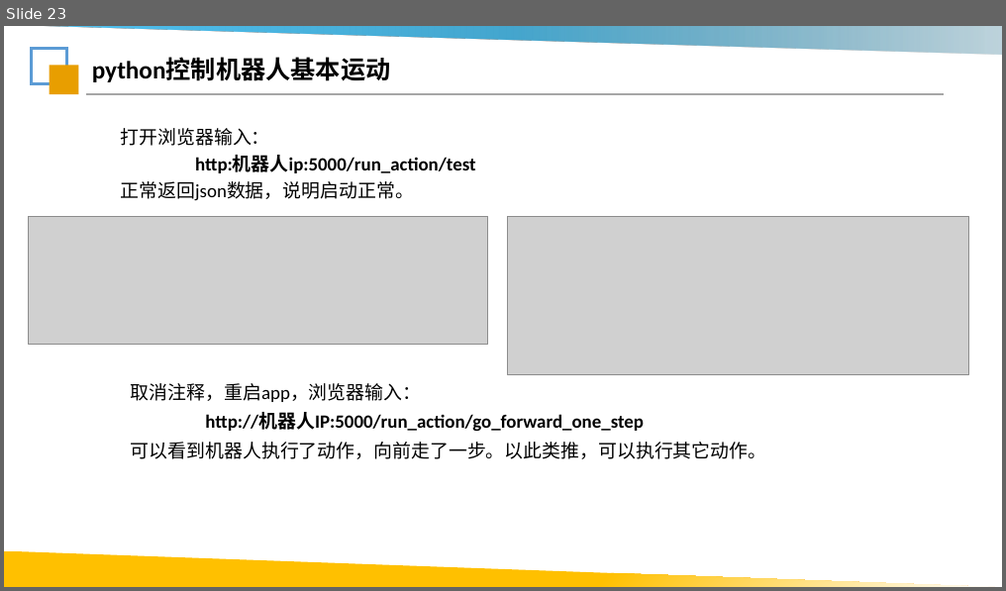
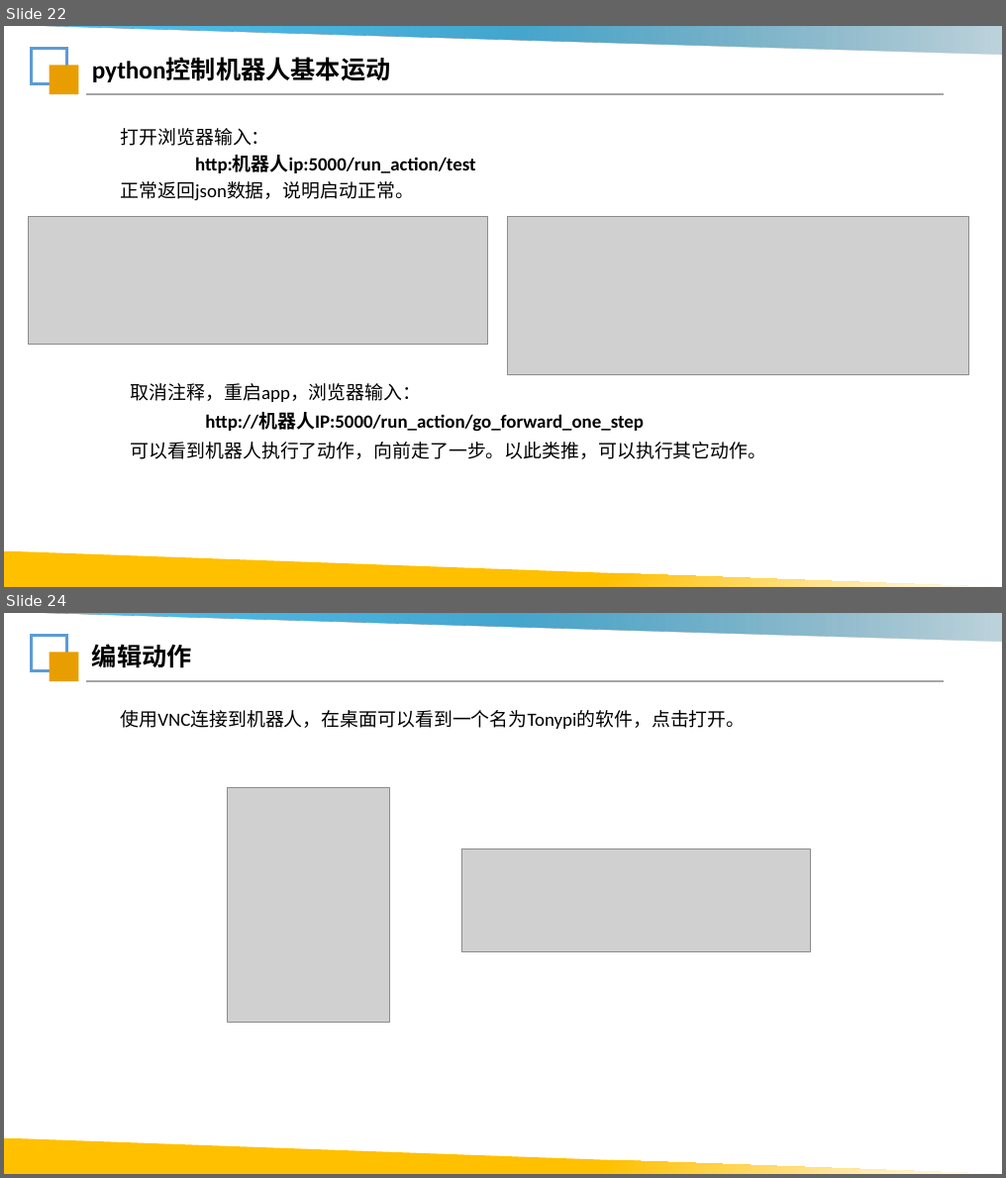
Before and after one commit to Lsnxiaoxiong/robot-course, a slide deck: ppt/第2课_Python与机器人控制.pptx. Shown one above the other, each under a label of ours: slide 23 before the commit, slides 22 and 24 after it; the slides between them are not shown. The pictures are 1006x591 and 1006x1178 pixels, drawn with LibreOffice and Linux fonts; fonts in the diff are those of the drawing; grey boxes stand for pictures; background and template pictures are left out. Boxes give left, top, right and bottom in pixels: in the first picture for what was removed or moved away, otherwise in the second. Text is boxed around its words. In the diff, an @@ line names an element or a change of style, - is before the commit and + after.

```diff
--- a/ppt/第2课_Python与机器人控制.pptx
+++ b/ppt/第2课_Python与机器人控制.pptx
@@ slide 24 added at (x1=4, y1=613, x2=1002, y2=1174), background #FFFFFF; not listed: 5 template elements that a slide beside it also shows @@
@@ text added at (x1=92, y1=644, x2=192, y2=668), 24 pt, text #000000, bold @@
+编辑动作
@@ text added at (x1=121, y1=710, x2=746, y2=729), 18 pt, text #000000 @@
+使用VNC连接到机器人，在桌面可以看到一个名为Tonypi的软件，点击打开。
@@ picture added at (x1=227, y1=788, x2=389, y2=1022) @@
@@ picture added at (x1=461, y1=849, x2=811, y2=953) @@
@@ what was slide 23 is now slide 22 @@
```
Also in this commit, not shown: 4 slides changed, 20 other slides added, 3 slides removed, 3 other files.
